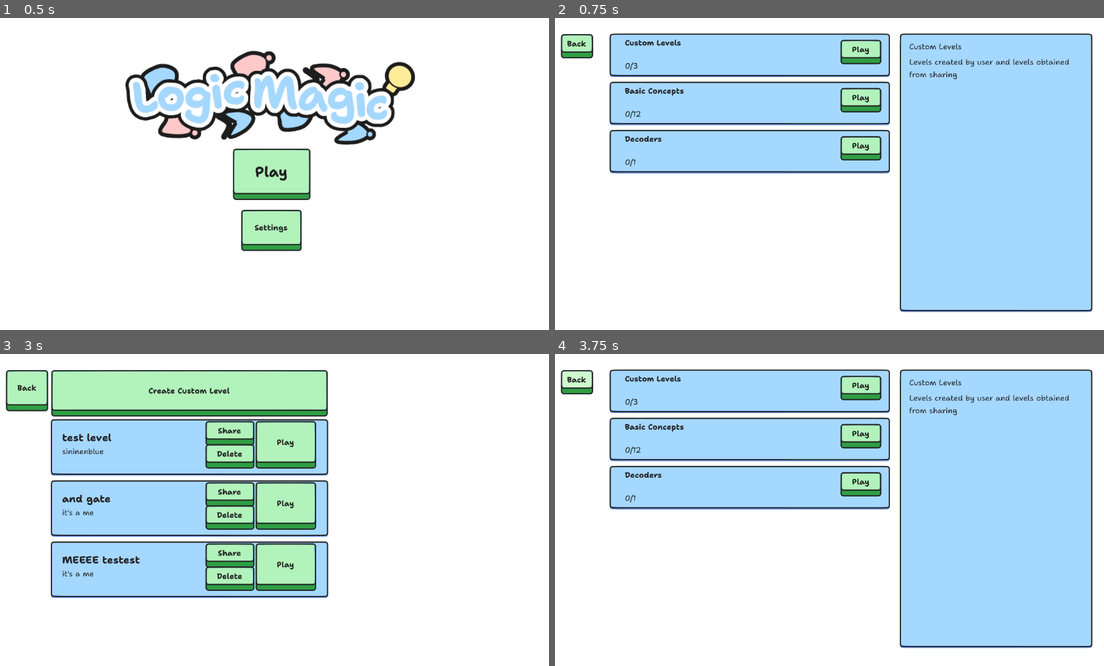
Above: before the commit, frames 1-4 (two rows, left to right).
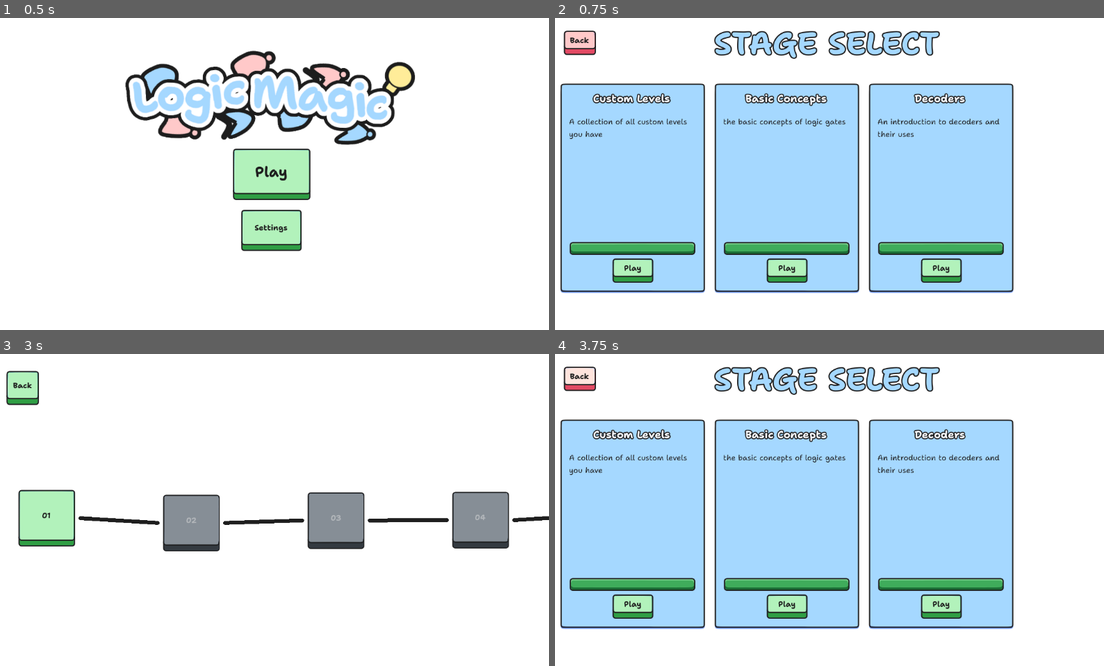
Above: after the commit, the same moments.

Repository: sininen-blue/logic-gate-tesseract
Game: Godot game, scene res://ui/title_page.tscn
Two runs of this game, one before a commit and one after it. Both use one fixed random seed, a clock stepped at 60 frames per second and the inputs below.
Inputs:
- Up to frame 1 (0.5 s): no input
- Up to frame 2 (0.75 s): click "Play" at 0.5 s
- Up to frame 3 (3 s): click "Back" at 1.25 s; click "Play" at 2 s; click "Play" at 2.75 s
- Up to frame 4 (3.75 s): click "Back" at 3.5 s

Frame 1 is identical in both runs. In frame 2, 58% of the frame differs, in the area x 0-98%, y 4-95%; in frame 3, 41%; in frame 4, 58%.

Commit message:
stage select revamped

Diff:
--- a/ui/main_theme.tres
+++ b/ui/main_theme.tres
@@ -11,6 +11,8 @@
 [ext_resource type="Texture2D" uid="uid://b3pi67hejwk16" path="res://assets/UI/theme/checkbox-uncheck.png" id="7_rxqp1"]
 [ext_resource type="Texture2D" uid="uid://bc46jgwu8gjdx" path="res://assets/UI/theme/textedit-normal.png" id="8_3te6a"]
 [ext_resource type="Texture2D" uid="uid://bjr6p4ppvokdv" path="res://assets/UI/theme/textedit-disabled.png" id="9_d1d8f"]
+[ext_resource type="Texture2D" uid="uid://byl5v5btr4yy0" path="res://assets/UI/theme/progressBar/progressBar-background.png" id="10_im4vx"]
+[ext_resource type="Texture2D" uid="uid://dcjgij3bqhoqp" path="res://assets/UI/theme/progressBar/progressBar-fill.png" id="11_fn5lx"]
 
 [sub_resource type="StyleBoxTexture" id="StyleBoxTexture_climm"]
 texture = ExtResource("2_ywuiv")
@@ -82,6 +84,20 @@
 texture_margin_right = 5.0
 texture_margin_bottom = 15.0
 
+[sub_resource type="StyleBoxTexture" id="StyleBoxTexture_d6lgx"]
+texture = ExtResource("10_im4vx")
+texture_margin_left = 10.0
+texture_margin_top = 15.0
+texture_margin_right = 10.0
+texture_margin_bottom = 15.0
+
+[sub_resource type="StyleBoxTexture" id="StyleBoxTexture_luflv"]
+texture = ExtResource("11_fn5lx")
+texture_margin_left = 15.0
+texture_margin_top = 15.0
+texture_margin_right = 15.0
+texture_margin_bottom = 15.0
+
 [sub_resource type="StyleBoxTexture" id="StyleBoxTexture_42ggf"]
 texture = ExtResource("8_3te6a")
 texture_margin_left = 10.0
@@ -128,6 +144,8 @@
 Label/colors/font_color = Color(0.117647, 0.117647, 0.117647, 1)
 Label/fonts/font = ExtResource("5_hwtk4")
 Panel/styles/panel = SubResource("StyleBoxTexture_i4u5v")
+ProgressBar/styles/background = SubResource("StyleBoxTexture_d6lgx")
+ProgressBar/styles/fill = SubResource("StyleBoxTexture_luflv")
 TextEdit/colors/font_color = Color(0.117647, 0.117647, 0.117647, 1)
 TextEdit/colors/font_placeholder_color = Color(0.311838, 0.339761, 0.376282, 1)
 TextEdit/styles/normal = SubResource("StyleBoxTexture_42ggf")
--- a/ui/stage_select/stage_panel.gd
+++ b/ui/stage_select/stage_panel.gd
@@ -1,37 +1,29 @@
 extends Panel
 
-signal pressed()
+const LEVEL_SCENE: String = "uid://yrih2e5sant0"
+const CUSTOM_LEVEL_SCENE: String = "uid://bwlvlfljyekts"
 
-@export var title: String
+@export var level_dict: Dictionary
 @export var completed_levels: int
-@export var max_level: int
-
-const level_scene: String = "uid://yrih2e5sant0"
-var custom_level_scene: String = "uid://bwlvlfljyekts"
+@export var total_levels: int
 
 var dir : DirAccess
 
-
-func _on_gui_input(event: InputEvent) -> void:
-	if event.is_action_pressed("left_click"):
-		pressed.emit()
-
-func _on_mouse_entered() -> void:
-	self.mouse_default_cursor_shape = Control.CURSOR_POINTING_HAND
-
-func _on_mouse_exited() -> void:
-	self.mouse_default_cursor_shape = Control.CURSOR_ARROW
+@onready var title_label: Label = $TitleLabel
+@onready var description_label: Label = $ScrollContainer/DescriptionLabel
+@onready var progress_bar: ProgressBar = $ProgressBar
 
 
 func _ready() -> void:
-	$StageLabel.text = title
-	$ProgressLabel.text = str(completed_levels, "/", max_level)
-	$PlayButton.pressed.connect(play_level)
+	title_label.text = level_dict["title"]
+	description_label.text = level_dict["description"]
+	progress_bar.value = completed_levels
+	progress_bar.max_value = total_levels
 
 
-func play_level() -> void:
+func _on_play_button_pressed() -> void:
 	DataManager.current_stage = dir
-	if title == "Custom Levels":
-		get_tree().change_scene_to_file(custom_level_scene)
+	if level_dict["title"] == "Custom Levels":
+		get_tree().change_scene_to_file(CUSTOM_LEVEL_SCENE)
 	else:
-		get_tree().change_scene_to_file(level_scene)
+		get_tree().change_scene_to_file(LEVEL_SCENE)
--- a/ui/stage_select/stage_panel.tscn
+++ b/ui/stage_select/stage_panel.tscn
@@ -1,50 +1,84 @@
 [gd_scene load_steps=3 format=3 uid="uid://cj2adegb284b8"]
 
 [ext_resource type="Script" path="res://ui/stage_select/stage_panel.gd" id="1_dwvly"]
-[ext_resource type="FontFile" uid="uid://d3ya2ni4d4nbf" path="res://assets/UI/font/Static/Shantell_Sans-Normal-Bold.otf" id="4_10ees"]
+[ext_resource type="Theme" uid="uid://dh7cgp4wswxi3" path="res://ui/themes/lessBold.tres" id="2_oplqk"]
 
 [node name="StagePanel" type="Panel"]
-custom_minimum_size = Vector2(392, 96)
-offset_right = 392.0
-offset_bottom = 96.0
+custom_minimum_size = Vector2(300, 0)
+offset_right = 300.0
+offset_bottom = 440.0
 script = ExtResource("1_dwvly")
 
-[node name="StageLabel" type="Label" parent="."]
+[node name="TitleLabel" type="Label" parent="."]
 layout_mode = 1
-offset_left = 32.0
-offset_top = 8.0
-offset_right = 264.0
-offset_bottom = 31.0
-theme_override_fonts/font = ExtResource("4_10ees")
+anchors_preset = 5
+anchor_left = 0.5
+anchor_right = 0.5
+offset_left = -86.0
+offset_top = 16.0
+offset_right = 82.0
+offset_bottom = 47.0
+grow_horizontal = 2
+theme = ExtResource("2_oplqk")
 text = "Basic Concepts"
+horizontal_alignment = 1
+vertical_alignment = 1
+autowrap_mode = 3
 
-[node name="ProgressLabel" type="Label" parent="."]
+[node name="ScrollContainer" type="ScrollContainer" parent="."]
 layout_mode = 1
-anchors_preset = 2
+anchors_preset = 8
+anchor_left = 0.5
+anchor_top = 0.5
+anchor_right = 0.5
+anchor_bottom = 0.5
+offset_left = -132.0
+offset_top = -152.5
+offset_right = 132.0
+offset_bottom = 78.5
+grow_horizontal = 2
+grow_vertical = 2
+
+[node name="DescriptionLabel" type="Label" parent="ScrollContainer"]
+custom_minimum_size = Vector2(0, 10)
+layout_mode = 2
+size_flags_horizontal = 3
+autowrap_mode = 3
+
+[node name="ProgressBar" type="ProgressBar" parent="."]
+layout_mode = 1
+anchors_preset = 7
+anchor_left = 0.5
 anchor_top = 1.0
+anchor_right = 0.5
 anchor_bottom = 1.0
-offset_left = 32.0
-offset_top = -40.0
-offset_right = 96.0
-offset_bottom = -17.0
+offset_left = -132.0
+offset_top = -109.0
+offset_right = 132.0
+offset_bottom = -82.0
+grow_horizontal = 2
 grow_vertical = 0
-text = "0/12"
+max_value = 7.0
+step = 1.0
+value = 4.0
+show_percentage = false
 
 [node name="PlayButton" type="Button" parent="."]
 layout_mode = 1
-anchors_preset = 6
-anchor_left = 1.0
-anchor_top = 0.5
-anchor_right = 1.0
-anchor_bottom = 0.5
-offset_left = -104.0
-offset_top = -36.0
-offset_right = -17.0
-offset_bottom = 17.0
-grow_horizontal = 0
-grow_vertical = 2
+anchors_preset = 7
+anchor_left = 0.5
+anchor_top = 1.0
+anchor_right = 0.5
+anchor_bottom = 1.0
+offset_left = -43.5
+offset_top = -78.0
+offset_right = 43.5
+offset_bottom = -25.0
+grow_horizontal = 2
+grow_vertical = 0
 text = "Play"
 
 [connection signal="gui_input" from="." to="." method="_on_gui_input"]
 [connection signal="mouse_entered" from="." to="." method="_on_mouse_entered"]
 [connection signal="mouse_exited" from="." to="." method="_on_mouse_exited"]
+[connection signal="pressed" from="PlayButton" to="." method="_on_play_button_pressed"]
--- a/ui/stage_select/stage_select.gd
+++ b/ui/stage_select/stage_select.gd
@@ -1,12 +1,10 @@
 extends Control
+
+const STAGE_PANEL: PackedScene = preload("uid://cj2adegb284b8")
 
 var stages_directory : DirAccess = DirAccess.open("user://levels/")
 
-@onready var stage_panel: PackedScene = preload("uid://cj2adegb284b8")
-
-@onready var stages_container: VBoxContainer = $Main/Stages
-@onready var title_label: Label = $Main/InfoPanel/TitleLabel
-@onready var description_label: Label = $Main/InfoPanel/DescriptionLabel
+@onready var stages_container: HBoxContainer = %Main
 
 
 func _on_back_button_pressed() -> void:
@@ -16,7 +14,6 @@
 func _ready() -> void:
 	# ensure custom levels is at the top
 	make_panel("custom_levels")
-
 	for stage in stages_directory.get_directories():
 		if stage == "custom_levels":
 			continue
@@ -25,15 +22,15 @@
 
 func make_panel(stage : String) -> void:
 	var stage_file : FileAccess = FileAccess.open("user://"+stage+".json", FileAccess.READ)
-	var content : Dictionary = JSON.parse_string(stage_file.get_as_text())
 
-	var new_stage_panel : Panel = stage_panel.instantiate()
-	new_stage_panel.title = content["title"]
+	var new_stage_panel : Panel = STAGE_PANEL.instantiate()
 
-	## TODO: player local save
+	new_stage_panel.level_dict = JSON.parse_string(stage_file.get_as_text())
+
 	var stage_dir: DirAccess = DirAccess.open("user://levels/"+stage)
 	var stage_levels: Array = stage_dir.get_files()
-	new_stage_panel.max_level = len(stage_levels)
+
+	new_stage_panel.total_levels = len(stage_levels)
 
 	var count: int = 0
 	for level: String in stage_levels:
@@ -45,9 +42,3 @@
 
 	new_stage_panel.dir = DirAccess.open("user://levels/"+stage)
 	stages_container.add_child(new_stage_panel)
-	new_stage_panel.pressed.connect(show_info.bind(content))
-
-
-func show_info(content : Dictionary) -> void:
-	title_label.text = content["title"]
-	description_label.text = content["description"]
--- a/ui/stage_select/stage_select.tscn
+++ b/ui/stage_select/stage_select.tscn
@@ -1,17 +1,15 @@
-[gd_scene load_steps=3 format=3 uid="uid://b1xu7c0fhg4at"]
+[gd_scene load_steps=5 format=3 uid="uid://b1xu7c0fhg4at"]
 
 [ext_resource type="Script" path="res://ui/stage_select/stage_select.gd" id="1_1iel2"]
 [ext_resource type="Theme" uid="uid://clyg10fflr645" path="res://ui/main_theme.tres" id="1_a52by"]
+[ext_resource type="Theme" uid="uid://diwchjwgvp2l4" path="res://ui/themes/redButton.tres" id="3_x5kfe"]
+[ext_resource type="Theme" uid="uid://dt7cs1ptpftme" path="res://ui/themes/Bolder.tres" id="4_ktgxo"]
 
 [node name="StageSelect" type="Control"]
 layout_mode = 3
 anchors_preset = 15
 anchor_right = 1.0
 anchor_bottom = 1.0
-offset_left = 24.0
-offset_top = 32.0
-offset_right = -24.0
-offset_bottom = -32.0
 grow_horizontal = 2
 grow_vertical = 2
 theme = ExtResource("1_a52by")
@@ -19,44 +17,47 @@
 
 [node name="BackButton" type="Button" parent="."]
 layout_mode = 1
-offset_right = 69.0
-offset_bottom = 48.0
+offset_left = 30.0
+offset_top = 25.0
+offset_right = 99.0
+offset_bottom = 78.0
+theme = ExtResource("3_x5kfe")
 text = "Back"
 
-[node name="Main" type="HBoxContainer" parent="."]
+[node name="MainContainer" type="ScrollContainer" parent="."]
 layout_mode = 1
-anchors_preset = 15
-anchor_right = 1.0
-anchor_bottom = 1.0
-offset_left = 102.0
+anchors_preset = 8
+anchor_left = 0.5
+anchor_top = 0.5
+anchor_right = 0.5
+anchor_bottom = 0.5
+offset_left = -552.0
+offset_top = -188.0
+offset_right = 552.0
+offset_bottom = 252.0
 grow_horizontal = 2
 grow_vertical = 2
+
+[node name="Main" type="HBoxContainer" parent="MainContainer"]
+unique_name_in_owner = true
+layout_mode = 2
+size_flags_horizontal = 3
+size_flags_vertical = 3
 theme_override_constants/separation = 20
 
-[node name="Stages" type="VBoxContainer" parent="Main"]
-layout_mode = 2
-size_flags_horizontal = 3
-
-[node name="InfoPanel" type="Panel" parent="Main"]
-custom_minimum_size = Vector2(400, 0)
-layout_mode = 2
-size_flags_horizontal = 4
-
-[node name="TitleLabel" type="Label" parent="Main/InfoPanel"]
-layout_mode = 0
-offset_left = 20.0
-offset_top = 16.0
-offset_right = 132.0
-offset_bottom = 39.0
-text = "Custom Levels"
-
-[node name="DescriptionLabel" type="Label" parent="Main/InfoPanel"]
-layout_mode = 0
-offset_left = 20.0
-offset_top = 48.0
-offset_right = 372.0
-offset_bottom = 296.0
-text = "Levels created by user and levels obtained from sharing"
-autowrap_mode = 3
+[node name="Label" type="Label" parent="."]
+layout_mode = 1
+anchors_preset = 5
+anchor_left = 0.5
+anchor_right = 0.5
+offset_left = -262.5
+offset_top = 4.0
+offset_right = 262.5
+offset_bottom = 102.0
+grow_horizontal = 2
+theme = ExtResource("4_ktgxo")
+text = "STAGE SELECT"
+horizontal_alignment = 1
+vertical_alignment = 1
 
 [connection signal="pressed" from="BackButton" to="." method="_on_back_button_pressed"]
--- /dev/null
+++ b/ui/themes/Bolder.tres
@@ -0,0 +1,10 @@
+[gd_resource type="Theme" load_steps=2 format=3 uid="uid://dt7cs1ptpftme"]
+
+[ext_resource type="FontFile" uid="uid://d3ya2ni4d4nbf" path="res://assets/UI/font/Static/Shantell_Sans-Normal-Bold.otf" id="1_0jvmt"]
+
+[resource]
+Label/colors/font_color = Color(0.647059, 0.847059, 1, 1)
+Label/colors/font_outline_color = Color(0.117647, 0.117647, 0.117647, 1)
+Label/constants/outline_size = 10
+Label/font_sizes/font_size = 64
+Label/fonts/font = ExtResource("1_0jvmt")
Binary file added: assets/UI/theme/progressBar/progressBar-background.png
Not shown, added: assets/UI/theme/progressBar/progressBar-background.png.import
Binary file added: assets/UI/theme/progressBar/progressBar-fill.png
Not shown, added: assets/UI/theme/progressBar/progressBar-fill.png.import
Not shown, added: assets/UI/theme/progressBar/progressBar.png.import
Not shown: 1 places in ui/main_theme.tres that only renumber resources
